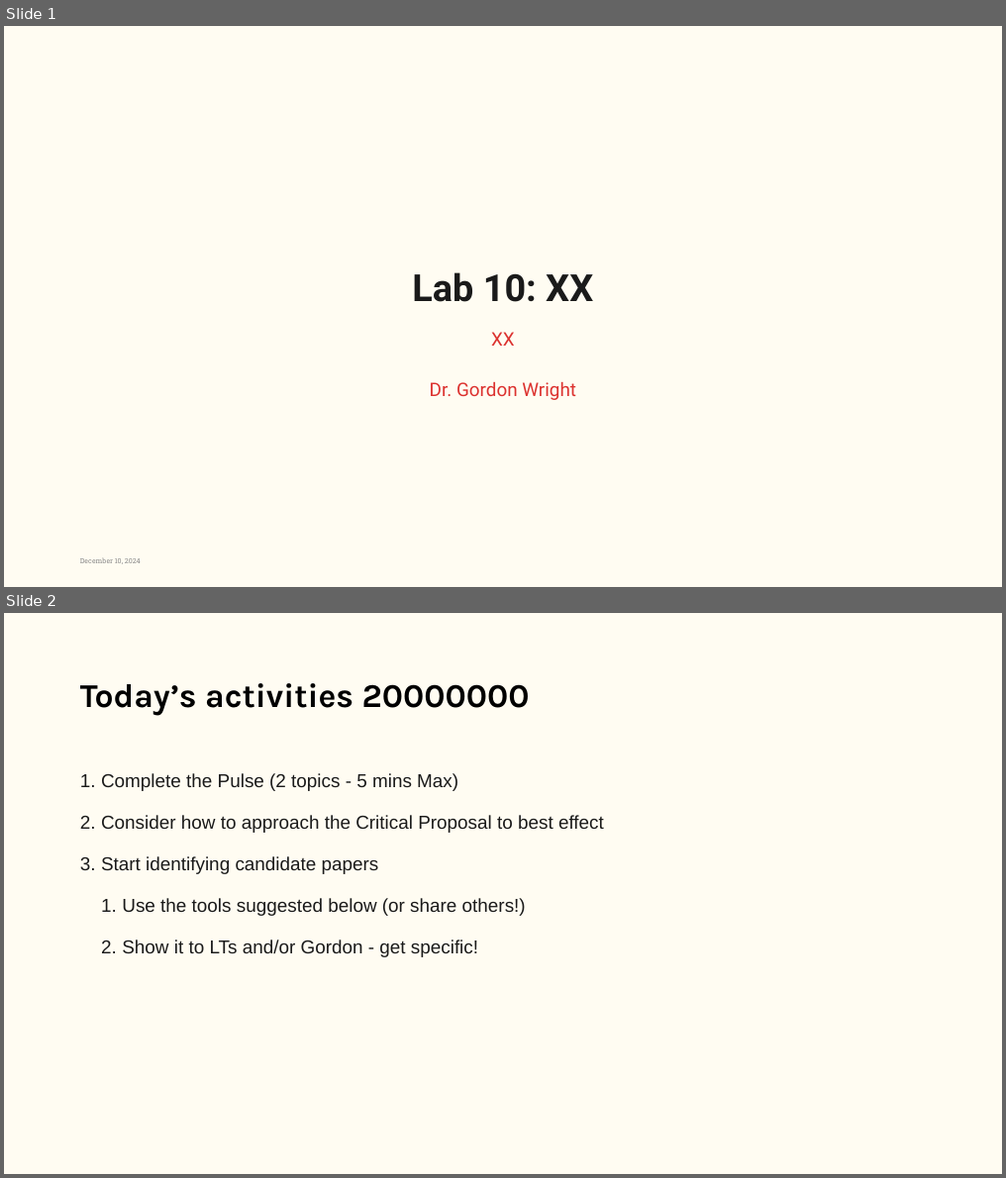
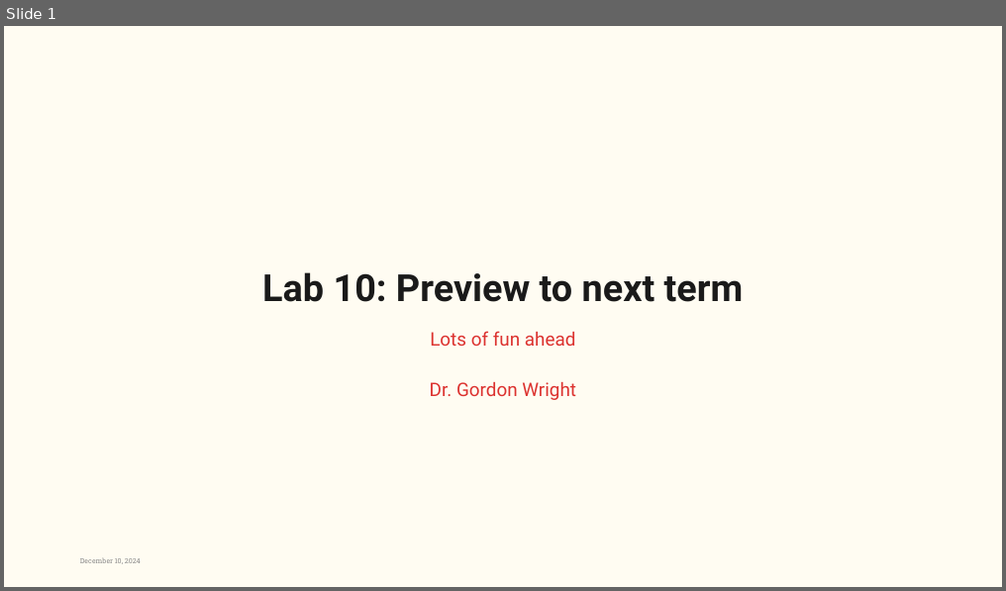
Before and after one commit to LittleMonkeyLab/PS52007Dslides, a slide deck: week10/lab.pptx. Shown one above the other, each under a label of ours: slides 1 and 2 before the commit, slide 1 after it. The pictures are 1006x1178 and 1006x591 pixels, drawn with LibreOffice and Linux fonts; fonts in the diff are those of the drawing; background and template pictures are left out. Boxes give left, top, right and bottom in pixels: in the first picture for what was removed or moved away, otherwise in the second. Text is boxed around its words. In the diff, an @@ line names an element or a change of style, - is before the commit and + after.

```diff
--- a/week10/lab.pptx
+++ b/week10/lab.pptx
@@ slide 2 removed at (4, 613, 1002, 1174), background #FFFCF2 @@
@@ title removed at (80, 683, 530, 716) @@
-Today’s activities 20000000
@@ text removed at (101, 773, 604, 958) @@
-1. Complete the Pulse (2 topics - 5 mins Max)
-2. Consider how to approach the Critical Proposal to best effect
-3. Start identifying candidate papers
-  1. Use the tools suggested below (or share others!)
-  2. Show it to LTs and/or Gordon - get specific!
@@ slide 1 changed as well @@
@@ title at (262, 273, 744, 302): text changed @@
-Lab 10: XX
+Lab 10: Preview to next term
@@ subtitle at (430, 331, 576, 400): text changed @@
-XX
-Dr. Gordon Wright
+Lots of fun ahead
+Dr. Gordon Wright
```
Also in this commit, not shown: 4 slides added, 1 other slide removed, 45 other files.
